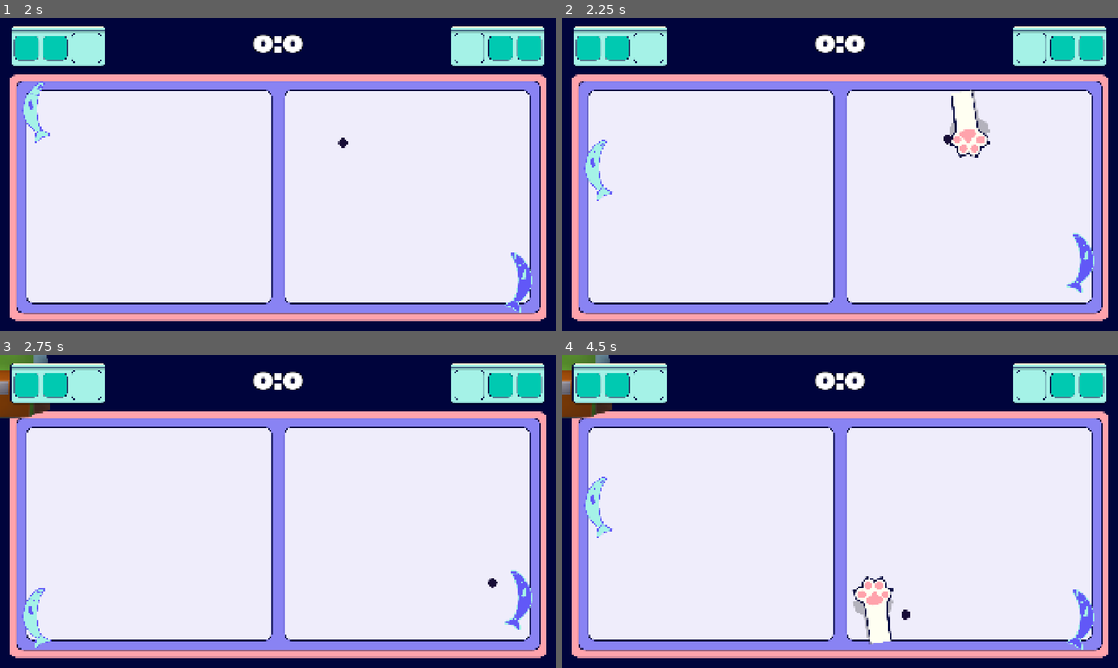
Above: before the commit, frames 1-4 (two rows, left to right).
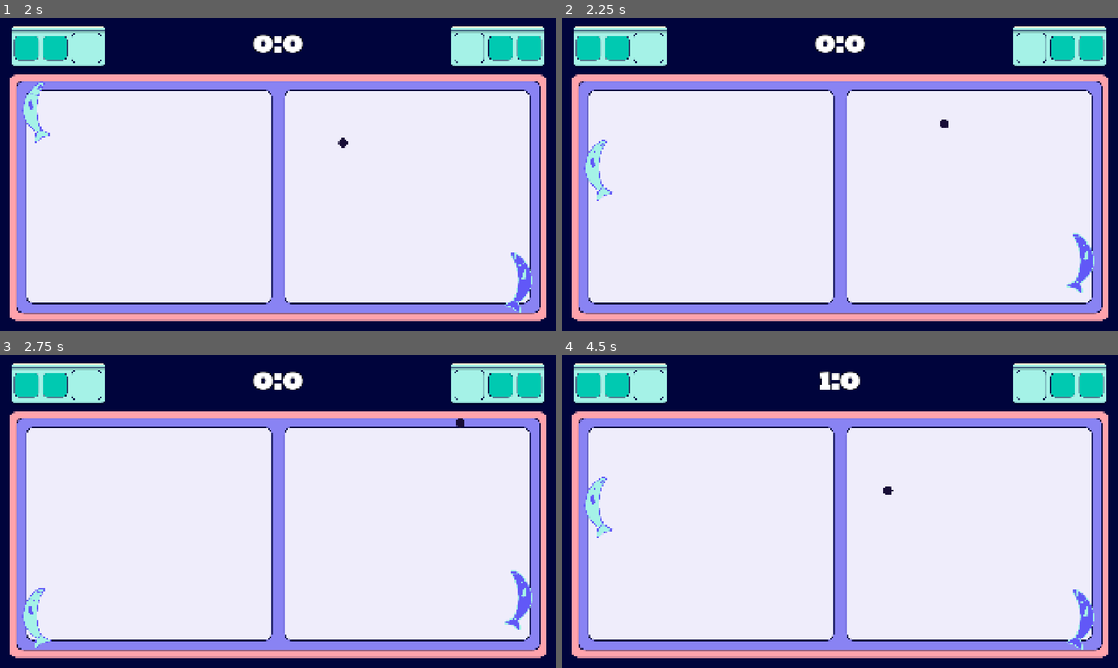
Above: after the commit, the same moments.

Repository: Jurinich/GDSG-WS-semester-project
Game: Godot game, scene res://scenes/main_menu.tscn
Two runs of this game, one before a commit and one after it. Both use one fixed random seed, a clock stepped at 60 frames per second and the inputs below.
Inputs:
- Up to frame 1 (2 s): click "Start Game" at 0.5 s; tap Enter at 1.25 s; hold W (upP1) from 1.28 s (still down); hold Down (downP2) from 1.28 s (still down)
- Up to frame 2 (2.25 s): release W (upP1) at 2.03 s; release Down (downP2) at 2.03 s; hold S (downP1) from 2.03 s (still down); tap Up (upP2) at 2.1 s
- Up to frame 3 (2.75 s): keep holding S (downP1)
- Up to frame 4 (4.5 s): release S (downP1) at 2.78 s; hold Down (downP2) 2.78-3.53 s; hold W (upP1) 2.78-4.28 s; tap Up (upP2) at 3.6 s; hold S (downP1) from 4.28 s (still down); hold Down (downP2) from 4.28 s (still down)

Frame 1 is identical in both runs. In frame 2, 0.6% of the frame differs, in the area x 68-77%, y 22-45%; in frame 3, 0.9%; in frame 4, 1.8%, in the area x 0-63%, y 0-93%.

Commit message:
Inputs for items, they are collectible and stored in a inventory, can use them, added 1 item

Diff:
--- a/gdsg-semester-project-w-2025-/project.godot
+++ b/gdsg-semester-project-w-2025-/project.godot
@@ -16,7 +16,7 @@
 
 config/name="GDSGSemesterProjectW2025-"
 run/main_scene="uid://b7uldkmwrx85"
-config/features=PackedStringArray("4.5", "Forward Plus")
+config/features=PackedStringArray("4.6", "Forward Plus")
 config/icon="res://icon.svg"
 
 [autoload]
@@ -56,3 +56,23 @@
 "events": [Object(InputEventKey,"resource_local_to_scene":false,"resource_name":"","device":-1,"window_id":0,"alt_press …(195 unchanged characters)…
 ]
 }
+cycleP1={
+"deadzone": 0.2,
+"events": [Object(InputEventKey,"resource_local_to_scene":false,"resource_name":"","device":-1,"window_id":0,"alt_pressed":false,"shift_pressed":false,"ctrl_pressed":false,"meta_pressed":false,"pressed":false,"keycode":0,"physical_keycode":81,"key_label":0,"unicode":113,"location":0,"echo":false,"script":null)
+]
+}
+cycleP2={
+"deadzone": 0.2,
+"events": [Object(InputEventKey,"resource_local_to_scene":false,"resource_name":"","device":-1,"window_id":0,"alt_pressed":false,"shift_pressed":false,"ctrl_pressed":false,"meta_pressed":false,"pressed":false,"keycode":0,"physical_keycode":4194439,"key_label":0,"unicode":49,"location":0,"echo":false,"script":null)
+]
+}
+useItemP1={
+"deadzone": 0.2,
+"events": [Object(InputEventKey,"resource_local_to_scene":false,"resource_name":"","device":-1,"window_id":0,"alt_pressed":false,"shift_pressed":false,"ctrl_pressed":false,"meta_pressed":false,"pressed":false,"keycode":0,"physical_keycode":69,"key_label":0,"unicode":101,"location":0,"echo":false,"script":null)
+]
+}
+useItemP2={
+"deadzone": 0.2,
+"events": [Object(InputEventKey,"resource_local_to_scene":false,"resource_name":"","device":-1,"window_id":0,"alt_pressed":false,"shift_pressed":false,"ctrl_pressed":false,"meta_pressed":false,"pressed":false,"keycode":0,"physical_keycode":4194440,"key_label":0,"unicode":50,"location":0,"echo":false,"script":null)
+]
+}
--- /dev/null
+++ b/gdsg-semester-project-w-2025-/resources/PawFrenzy.tres
@@ -0,0 +1,10 @@
+[gd_resource type="Resource" script_class="ItemData" format=3 uid="uid://dmryy0puarxaq"]
+
+[ext_resource type="Script" uid="uid://cjxfeo0s5d5yr" path="res://scripts/items/item_data.gd" id="1_v5ldw"]
+[ext_resource type="Texture2D" uid="uid://dcetgjir3ns2f" path="res://assets/sprites/Items/PlaceholderItem.png" id="2_m0i0x"]
+
+[resource]
+script = ExtResource("1_v5ldw")
+sprite = ExtResource("2_m0i0x")
+power_up_effect = "PawFrenzy"
+metadata/_custom_type_script = "uid://cjxfeo0s5d5yr"
--- a/gdsg-semester-project-w-2025-/resources/split_ball.tres
+++ /dev/null
@@ -1,10 +0,0 @@
-[gd_resource type="Resource" script_class="ItemData" load_steps=3 format=3 uid="uid://dmryy0puarxaq"]
-
-[ext_resource type="Script" uid="uid://cjxfeo0s5d5yr" path="res://scripts/items/item_data.gd" id="1_yw8kj"]
-[ext_resource type="Texture2D" uid="uid://cd7gftlf35edy" path="res://assets/Rucksack.PNG" id="2_brohk"]
-
-[resource]
-script = ExtResource("1_yw8kj")
-sprite = ExtResource("2_brohk")
-power_up_effect = NodePath("BallSpawnTimer")
-metadata/_custom_type_script = "uid://cjxfeo0s5d5yr"
--- a/gdsg-semester-project-w-2025-/scenes/CollectibleItem.tscn
+++ b/gdsg-semester-project-w-2025-/scenes/CollectibleItem.tscn
@@ -1,13 +1,14 @@
-[gd_scene load_steps=3 format=3 uid="uid://bdme7ngk7uj84"]
+[gd_scene format=3 uid="uid://bdme7ngk7uj84"]
 
 [ext_resource type="Script" uid="uid://b3uuowwhpbj1f" path="res://scripts/items/collectible_item.gd" id="1_8id85"]
 
 [sub_resource type="CircleShape2D" id="CircleShape2D_bx46p"]
+radius = 30.0
 
-[node name="Item" type="Area2D"]
+[node name="Item" type="Area2D" unique_id=2033469594]
 script = ExtResource("1_8id85")
 
-[node name="CollisionShape2D" type="CollisionShape2D" parent="."]
+[node name="CollisionShape2D" type="CollisionShape2D" parent="." unique_id=1165437942]
 shape = SubResource("CircleShape2D_bx46p")
 
-[node name="Sprite2D" type="Sprite2D" parent="."]
+[node name="Sprite2D" type="Sprite2D" parent="." unique_id=145808513]
--- a/gdsg-semester-project-w-2025-/scenes/game.tscn
+++ b/gdsg-semester-project-w-2025-/scenes/game.tscn
@@ -1,8 +1,9 @@
-[gd_scene load_steps=23 format=3 uid="uid://coyi6nqc62xb1"]
+[gd_scene format=3 uid="uid://coyi6nqc62xb1"]
 
 [ext_resource type="Texture2D" uid="uid://bfiqq6jpq1557" path="res://assets/sprites/Backgrounds/BG Dark.png" id="1_u5sy4"]
 [ext_resource type="PackedScene" uid="uid://dmngxbinp5ri7" path="res://scenes/player.tscn" id="1_uwrxv"]
 [ext_resource type="Texture2D" uid="uid://dj7n4h024303j" path="res://assets/sprites/Backgrounds/playfield.png" id="2_gee14"]
+[ext_resource type="Script" uid="uid://blfg1dymlh7ab" path="res://scripts/items/inventory.gd" id="2_rysoc"]
 [ext_resource type="PackedScene" uid="uid://bhb0kygy35pj3" path="res://scenes/ball.tscn" id="2_yqjtg"]
 [ext_resource type="Script" uid="uid://dcjct6o0k4moq" path="res://scripts/ball_spawner.gd" id="3_lnu2h"]
 [ext_resource type="Script" uid="uid://bpva8mtljkuns" path="res://scripts/GoalScript.gd" id="4_lbhrr"]
@@ -14,8 +15,9 @@
 [ext_resource type="PackedScene" uid="uid://cwwdjsm2bpjkx" path="res://scenes/kitten_paw.tscn" id="12_dinhu"]
 [ext_resource type="Script" uid="uid://b2oe7fsd38rx1" path="res://scripts/items/item_spawner.gd" id="13_ca42v"]
 [ext_resource type="Script" uid="uid://cjxfeo0s5d5yr" path="res://scripts/items/item_data.gd" id="14_rysoc"]
-[ext_resource type="Resource" uid="uid://dmryy0puarxaq" path="res://resources/split_ball.tres" id="15_ssvqc"]
+[ext_resource type="Resource" uid="uid://dmryy0puarxaq" path="res://resources/PawFrenzy.tres" id="15_ssvqc"]
 [ext_resource type="PackedScene" uid="uid://bdme7ngk7uj84" path="res://scenes/CollectibleItem.tscn" id="16_264po"]
+[ext_resource type="Script" uid="uid://cgj3m6cj7v0vx" path="res://scripts/items/paw_frenzy.gd" id="18_ssvqc"]
 
 [sub_resource type="RectangleShape2D" id="RectangleShape2D_yqjtg"]
 
@@ -33,62 +35,72 @@
 [sub_resource type="RectangleShape2D" id="RectangleShape2D_kvuet"]
 size = Vector2(580, 146)
 
-[node name="Game" type="Node2D"]
+[node name="Game" type="Node2D" unique_id=1886297339]
 
-[node name="Player1" parent="." instance=ExtResource("1_uwrxv")]
+[node name="Player1" parent="." unique_id=477805542 instance=ExtResource("1_uwrxv")]
 position = Vector2(135, 609)
 collision_mask = 9
 isP1 = true
 
-[node name="Player2" parent="." instance=ExtResource("1_uwrxv")]
+[node name="InventoryP1" type="Node" parent="Player1" unique_id=800816381]
+script = ExtResource("2_rysoc")
+cycle_action = "cycleP1"
+use_action = "useItemP1"
+
+[node name="Player2" parent="." unique_id=279027391 instance=ExtResource("1_uwrxv")]
 position = Vector2(1789, 540)
 collision_mask = 9
 
-[node name="Top_Bottom wall" type="Node" parent="."]
+[node name="InventoryP2" type="Node" parent="Player2" unique_id=1757685381]
+script = ExtResource("2_rysoc")
+cycle_action = "cycleP2"
+use_action = "useItemP2"
 
-[node name="TopWall" type="StaticBody2D" parent="Top_Bottom wall"]
+[node name="Top_Bottom wall" type="Node" parent="." unique_id=1365690129]
+
+[node name="TopWall" type="StaticBody2D" parent="Top_Bottom wall" unique_id=755887784]
 position = Vector2(960, 0)
 collision_layer = 8
 
-[node name="CollisionShape2D" type="CollisionShape2D" parent="Top_Bottom wall/TopWall"]
+[node name="CollisionShape2D" type="CollisionShape2D" parent="Top_Bottom wall/TopWall" unique_id=2021686217]
 position = Vector2(0, 207)
 scale = Vector2(96, 1)
 shape = SubResource("RectangleShape2D_yqjtg")
 
-[node name="BotWall" type="StaticBody2D" parent="Top_Bottom wall"]
+[node name="BotWall" type="StaticBody2D" parent="Top_Bottom wall" unique_id=1377988727]
 position = Vector2(960, 1080)
 collision_layer = 8
 
-[node name="CollisionShape2D" type="CollisionShape2D" parent="Top_Bottom wall/BotWall"]
+[node name="CollisionShape2D" type="CollisionShape2D" parent="Top_Bottom wall/BotWall" unique_id=1409367302]
 position = Vector2(0, -52)
 scale = Vector2(96, 1)
 shape = SubResource("RectangleShape2D_yqjtg")
 
-[node name="Goals" type="Node2D" parent="."]
+[node name="Goals" type="Node2D" parent="." unique_id=279516246]
 
-[node name="LeftGoal" type="Area2D" parent="Goals"]
+[node name="LeftGoal" type="Area2D" parent="Goals" unique_id=792546164]
 position = Vector2(0, 540)
 collision_layer = 4
 script = ExtResource("4_lbhrr")
 player = "right"
 
-[node name="LeftGoal" type="CollisionShape2D" parent="Goals/LeftGoal"]
+[node name="LeftGoal" type="CollisionShape2D" parent="Goals/LeftGoal" unique_id=884299002]
 position = Vector2(63, 81)
 shape = SubResource("RectangleShape2D_lnu2h")
 
-[node name="RightGoal" type="Area2D" parent="Goals"]
+[node name="RightGoal" type="Area2D" parent="Goals" unique_id=1500528154]
 position = Vector2(1920, 540)
 collision_layer = 4
 script = ExtResource("4_lbhrr")
 player = "left"
 
-[node name="RightGoal" type="CollisionShape2D" parent="Goals/RightGoal"]
+[node name="RightGoal" type="CollisionShape2D" parent="Goals/RightGoal" unique_id=22805758]
 position = Vector2(-62, 82.5)
 shape = SubResource("RectangleShape2D_lbhrr")
 
-[node name="ForegroundUILayer" type="CanvasLayer" parent="."]
+[node name="ForegroundUILayer" type="CanvasLayer" parent="." unique_id=1084581396]
 
-[node name="Label" type="Label" parent="ForegroundUILayer"]
+[node name="Label" type="Label" parent="ForegroundUILayer" unique_id=1940990595]
 anchors_preset = 5
 anchor_left = 0.5
 anchor_right = 0.5
@@ -104,70 +116,73 @@
 vertical_alignment = 1
 script = ExtResource("6_p57ef")
 
-[node name="LeftPlayerInventory" type="TextureRect" parent="ForegroundUILayer"]
+[node name="LeftPlayerInventory" type="TextureRect" parent="ForegroundUILayer" unique_id=631863509]
 offset_left = 36.0
 offset_top = 28.0
 offset_right = 365.0
 offset_bottom = 171.0
 texture = ExtResource("6_vtaks")
 
-[node name="RightPlayerInventory" type="TextureRect" parent="ForegroundUILayer"]
+[node name="RightPlayerInventory" type="TextureRect" parent="ForegroundUILayer" unique_id=1207856452]
 offset_left = 1555.0
 offset_top = 28.0
 offset_right = 1884.0
 offset_bottom = 171.0
 texture = ExtResource("7_kvpfn")
 
-[node name="BackgroundLayer" type="CanvasLayer" parent="."]
+[node name="BackgroundLayer" type="CanvasLayer" parent="." unique_id=1144167311]
 layer = -1
 
-[node name="Background" type="MeshInstance2D" parent="BackgroundLayer"]
+[node name="Background" type="MeshInstance2D" parent="BackgroundLayer" unique_id=723960218]
 position = Vector2(960, 540)
 scale = Vector2(1920, 1080)
 mesh = SubResource("QuadMesh_8cj0n")
 texture = ExtResource("1_u5sy4")
 
-[node name="Background2" type="MeshInstance2D" parent="BackgroundLayer"]
+[node name="Background2" type="MeshInstance2D" parent="BackgroundLayer" unique_id=65412911]
 position = Vector2(960, 98.03125)
 scale = Vector2(1920.0001, 195.9375)
 mesh = SubResource("QuadMesh_8cj0n")
 texture = ExtResource("1_u5sy4")
 
-[node name="PlayingField" type="MeshInstance2D" parent="BackgroundLayer"]
+[node name="PlayingField" type="MeshInstance2D" parent="BackgroundLayer" unique_id=1248166817]
 position = Vector2(960, 620)
 scale = Vector2(1860, 854)
 mesh = SubResource("QuadMesh_8cj0n")
 texture = ExtResource("2_gee14")
 
-[node name="BallSpawnTimer" type="Timer" parent="."]
+[node name="BallSpawnTimer" type="Timer" parent="." unique_id=1409921296]
 one_shot = true
 script = ExtResource("3_lnu2h")
 ball_scene = ExtResource("2_yqjtg")
 spawn_position = Vector2(960, 540)
 
-[node name="PawTriggers" type="Node" parent="."]
+[node name="PawTriggers" type="Node" parent="." unique_id=1998233890]
 
-[node name="Area2D" type="Area2D" parent="PawTriggers"]
+[node name="Area2D" type="Area2D" parent="PawTriggers" unique_id=1583465132]
 position = Vector2(960, 320)
 
-[node name="CollisionShape2D" type="CollisionShape2D" parent="PawTriggers/Area2D"]
+[node name="CollisionShape2D" type="CollisionShape2D" parent="PawTriggers/Area2D" unique_id=627959169]
 shape = SubResource("RectangleShape2D_dinhu")
 
-[node name="Area2D2" type="Area2D" parent="PawTriggers"]
+[node name="Area2D2" type="Area2D" parent="PawTriggers" unique_id=563170104]
 position = Vector2(960, 910)
 
-[node name="CollisionShape2D" type="CollisionShape2D" parent="PawTriggers/Area2D2"]
+[node name="CollisionShape2D" type="CollisionShape2D" parent="PawTriggers/Area2D2" unique_id=1154801488]
 shape = SubResource("RectangleShape2D_kvuet")
 
-[node name="KittenPawSpawner" type="Node2D" parent="." node_paths=PackedStringArray("triggers")]
+[node name="KittenPawSpawner" type="Node2D" parent="." unique_id=1737106517 node_paths=PackedStringArray("triggers")]
 script = ExtResource("11_kvpfn")
 paw_scene = ExtResource("12_dinhu")
-hit_chance = 1.0
 triggers = [NodePath("../PawTriggers/Area2D"), NodePath("../PawTriggers/Area2D2")]
 
-[node name="ItemSpawner" type="Node" parent="."]
+[node name="ItemSpawner" type="Node2D" parent="." unique_id=1014848990]
+position = Vector2(960, 618)
 script = ExtResource("13_ca42v")
-time_for_new_item = 2.0
 items_and_chance = Array[ExtResource("14_rysoc")]([ExtResource("15_ssvqc")])
 item_scene = ExtResource("16_264po")
-metadata/_custom_type_script = "uid://b2oe7fsd38rx1"
+
+[node name="ItemEffects" type="Node" parent="." unique_id=1580273483 groups=["item_effects"]]
+
+[node name="PawFrenzy" type="Node" parent="ItemEffects" unique_id=1745424071]
+script = ExtResource("18_ssvqc")
--- a/gdsg-semester-project-w-2025-/scripts/GameManager.gd
+++ b/gdsg-semester-project-w-2025-/scripts/GameManager.gd
@@ -1,6 +1,6 @@
 extends Node
 
-var max_score: int = 3
+var max_score: int = 10
 
 var left_player_score: int = 0
 var right_player_score: int = 0
--- a/gdsg-semester-project-w-2025-/scripts/ball.gd
+++ b/gdsg-semester-project-w-2025-/scripts/ball.gd
@@ -5,12 +5,14 @@
 @export var SPEED_DECAY: float = 300.0
 
 var current_speed: float
+var last_hit_by: CharacterBody2D = null
 
 func _ready():
 	current_speed = BASE_SPEED
 	launch_ball()
 
 func launch_ball():
+	last_hit_by = null
 	current_speed = BASE_SPEED
 	var direction = [-1, 1].pick_random()
 	velocity = Vector2(direction, randf_range(-0.5, 0.5)).normalized() * current_speed
@@ -28,6 +30,8 @@
 			var normal := collision.get_normal()
 			velocity = velocity.bounce(normal)
 			if collider is CharacterBody2D:
+				last_hit_by = collider
+				#print("Last hit:",collider)
 				velocity.y += collider.velocity.y * 0.5
 			velocity = velocity.normalized() * BASE_SPEED
 
--- a/gdsg-semester-project-w-2025-/scripts/items/collectible_item.gd
+++ b/gdsg-semester-project-w-2025-/scripts/items/collectible_item.gd
@@ -1,18 +1,32 @@
 extends Area2D
+class_name CollectibleItem
 
+@onready var sprite : Sprite2D = $Sprite2D
+var item_data : ItemData
 
-class_name CollectibleItem
-@onready var sprite : Sprite2D = $Sprite2D
-
-# Called when the node enters the scene tree for the first time.
 func _ready() -> void:
-	pass # Replace with function body.
-
-
-# Called every frame. 'delta' is the elapsed time since the previous frame.
-func _process(delta: float) -> void:
-	pass
-
+	body_entered.connect(_on_body_entered)
 
 func setup(_item_data : ItemData):
-	sprite.texture = _item_data.sprite
+	item_data = _item_data
+	sprite.texture = item_data.sprite
+
+func _on_body_entered(body: Node2D) -> void:
+	if body is Ball:
+		var player = body.last_hit_by
+
+		if player != null:
+			var inventory: PlayerInventory = null
+			for child in player.get_children():
+				if child is PlayerInventory:
+					inventory = child
+					break
+
+			if inventory != null:
+				var was_picked_up = inventory.add_item(item_data)
+
+				if not was_picked_up:
+					print(player.name, " inventory is full -> auto-use item")
+					inventory.activate_powerup(item_data)
+
+				queue_free()
--- /dev/null
+++ b/gdsg-semester-project-w-2025-/scripts/items/inventory.gd
@@ -0,0 +1,54 @@
+extends Node
+class_name PlayerInventory
+
+@export var max_items: int = 3
+var items: Array[ItemData] = []
+var selected_index: int = 0
+
+@export var cycle_action: String = ""
+@export var use_action: String = ""
+
+func _process(_delta: float) -> void:
+	if Input.is_action_just_pressed(cycle_action):
+		cycle_item()
+	elif Input.is_action_just_pressed(use_action):
+		use_item()
+
+func add_item(new_item: ItemData) -> bool:
+	if items.size() < max_items:
+		items.append(new_item)
+		print(get_parent().name, " picked up an item, total: ", items.size())
+		return true
+	else:#full inventory
+		return false
+
+func cycle_item() -> void:
+	pass
+
+func use_item() -> void:
+	if items.size() > 0 and selected_index < items.size():
+		var item_to_use = items[selected_index]
+
+		activate_powerup(item_to_use)
+
+		items.remove_at(selected_index)
+
+		if selected_index >= items.size() and items.size() > 0:
+			selected_index = items.size() - 1
+		elif items.size() == 0:
+			selected_index = 0
+
+func activate_powerup(item: ItemData) -> void:
+	if item.power_up_effect.is_empty():
+		return
+
+	var effects_hub = get_tree().get_first_node_in_group("item_effects")
+
+	if effects_hub != null:
+		var effect_node = effects_hub.get_node_or_null(item.power_up_effect)
+		if effect_node and effect_node.has_method("apply_effect"):
+			effect_node.apply_effect(get_parent())
+		else:
+			print("no '", item.power_up_effect, "' or no apply_effect method.")
+	else:
+		print("not in ItemEffects group")
--- a/gdsg-semester-project-w-2025-/scripts/items/item_data.gd
+++ b/gdsg-semester-project-w-2025-/scripts/items/item_data.gd
@@ -3,4 +3,4 @@
 class_name ItemData
 
 @export var sprite : Texture2D
-@export var power_up_effect : NodePath
+@export var power_up_effect : String
--- a/gdsg-semester-project-w-2025-/scripts/items/item_spawner.gd
+++ b/gdsg-semester-project-w-2025-/scripts/items/item_spawner.gd
@@ -1,5 +1,4 @@
-extends Node
-
+extends Node2D
 
 class_name ItemSpawner
 
@@ -17,7 +16,7 @@
 var elapsed_time : float = 0.0
 @export var items_and_chance : Array[ItemData]
 @export var item_scene : PackedScene
-
+@export var spawn_area_size: Vector2 = Vector2(800, 600)
 
 
 # Called when the node enters the scene tree for the first time.
@@ -43,5 +42,9 @@
 ##Spawn the actual item, by instantiating its scene with the corresponding Data
 func spawnItem(item_data : ItemData):
 	var item_node : CollectibleItem = item_scene.instantiate()
+	var half_size = spawn_area_size / 2.0
+	var random_x = randf_range(-half_size.x, half_size.x)
+	var random_y = randf_range(-half_size.y, half_size.y)
+	item_node.position = Vector2(random_x, random_y)
 	add_child(item_node)
 	item_node.setup(item_data)
--- /dev/null
+++ b/gdsg-semester-project-w-2025-/scripts/items/paw_frenzy.gd
@@ -0,0 +1,9 @@
+extends Node
+
+func apply_effect(player: CharacterBody2D):
+	print(player.name, " used the Paw Frenzy")
+
+	var spawner = get_tree().get_first_node_in_group("kitten_spawner")
+
+	if spawner and spawner.has_method("activate_frenzy"):
+		spawner.activate_frenzy(10.0)
--- a/gdsg-semester-project-w-2025-/scripts/kitten_paw_spawner.gd
+++ b/gdsg-semester-project-w-2025-/scripts/kitten_paw_spawner.gd
@@ -3,12 +3,21 @@
 
 @export_group("Settings")
 @export var paw_scene: PackedScene
-@export_range(0.0, 1.0) var hit_chance: float = 0.2
+@export_range(0.0, 1.0) var hit_chance: float = 0.3
 
 @export_group("References")
 @export var triggers: Array[Area2D]
 
+var base_hit_chance: float
+var frenzy_timer: Timer
+
 func _ready():
+	add_to_group("kitten_spawner")
+	base_hit_chance = hit_chance
+	frenzy_timer = Timer.new()
+	frenzy_timer.one_shot = true
+	frenzy_timer.timeout.connect(_on_frenzy_timeout)
+	add_child(frenzy_timer)
 
 	for i in range(triggers.size()):
 		var trigger = triggers[i]
@@ -37,3 +46,12 @@
 		paw.add_to_group("KittenPaws")
 		get_tree().current_scene.add_child(paw)
 		paw.attack(target_ball)
+
+func activate_frenzy(duration: float):
+	print("Paw Frenzy 100% chance for ", duration, " seconds")
+	hit_chance = 1.0
+	frenzy_timer.start(duration)
+
+func _on_frenzy_timeout():
+	print("Paw Frenzy over")
+	hit_chance = base_hit_chance
Binary file added: gdsg-semester-project-w-2025-/assets/sprites/Items/PlaceholderItem.png
Not shown, added: gdsg-semester-project-w-2025-/assets/sprites/Items/PlaceholderItem.png.import
Not shown, added: gdsg-semester-project-w-2025-/scripts/items/inventory.gd.uid
Not shown, added: gdsg-semester-project-w-2025-/scripts/items/paw_frenzy.gd.uid
